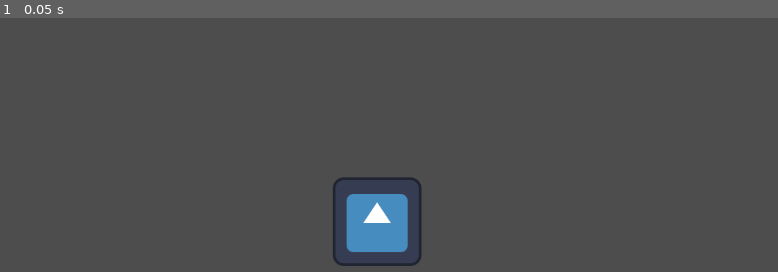
Above: before the commit, frame 1.
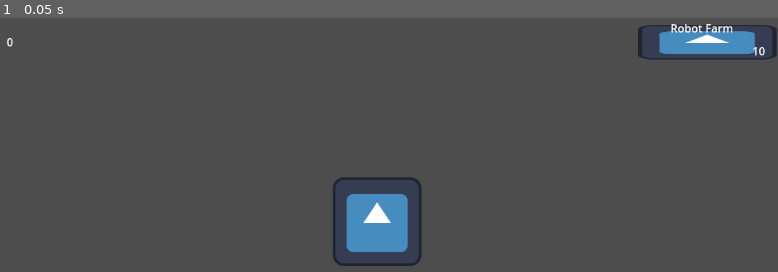
Above: after the commit, the same moment.

Repository: QTheGuy000/CookieClickerExample
Game: Godot game, scene res://test_level.tscn
Same seed, same stepped clock (60 frames per second), same inputs: the game is played once before the commit and once after it. The engine's default icon, where the game draws it, is replaced by a stand-in: a white triangle on a blue panel in a dark square.
Inputs:
- Up to frame 1 (0.05 s): no input

The runs differ from the first frame. In frame 1, 1.6% of the frame differs, in the area x 0-100%, y 2-17%.

Commit message:
added farms and achievements

Diff:
--- /dev/null
+++ b/achievements.gd
@@ -0,0 +1,10 @@
+extends Label
+
+
+# Called when the node enters the scene tree for the first time.
+func _ready():
+	GameManager.connect("add_achievements", update_achievements)
+
+
+func update_achievements(num_of_achievements):
+	text = str(num_of_achievements)
--- a/cookie_label.gd
+++ b/cookie_label.gd
@@ -4,5 +4,5 @@
 	GameManager.connect("update_cookie", update_cookie_label)
 
 
-func update_cookie_label(cookie_count):
-	text = str(GameManager.cookie_bank)
+func update_cookie_label():
+	text = str(round(GameManager.cookie_bank * 10) / 10)
--- a/game_manager.gd
+++ b/game_manager.gd
@@ -2,14 +2,44 @@
 
 signal update_cookie
 
-var cookie_bank: int = 0
+signal add_achievements
 
-var robot_farm_cookies: int = 10
-var robot_farm_level: int = 0
+var cookie_bank: float = 0
 
+var robot_farm_value: float = 10
+var robot_farm_level: float = 0
+var achievements: Dictionary = {
+	"fiftymillion" : false,
+	"100farms" : false
+}
+
+#farm update score
 func _process(delta):
-	pass
+	cookie_bank += (robot_farm_value * robot_farm_level / 60) * delta
+	emit_signal("update_cookie")
+	if cookie_bank >= 50000000:
+		achievements["fiftymillion"] = true
+		update_achievements()
+
 
 func clicked_cookie(cookie_count):
 	cookie_bank += cookie_count
-	emit_signal("update_cookie", cookie_count)
+	emit_signal("update_cookie")
+
+#farm
+func bought_farm(farm, farm_price):
+	if farm.name == "RobotFarm":
+		robot_farm_level += 1
+		cookie_bank -= farm_price
+		robot_farm_value *= robot_farm_level
+		if robot_farm_level >= 100:
+			achievements["100farms"] = true
+			update_achievements()
+
+# achievements
+func update_achievements():
+	var count: int = 0
+	for key in achievements.keys():
+		if achievements[key] == true:
+			count += 1
+	emit_signal("add_achievements", count)
--- a/robot_farm.gd
+++ b/robot_farm.gd
@@ -1,10 +1,17 @@
 extends TextureButton
 
+var farm_price: float = 10
+@export var farm_price_label: Label
+@export var farm_value_label: Label
+
+func _ready():
+	farm_price_label.text = str(farm_price)
 
 
 
 func _on_pressed():
 	if GameManager.cookie_bank >= farm_price:
-		#increase price
-		#change price on label
-		#start ticking cookies
+		GameManager.bought_farm(self, farm_price)
+		farm_price *= 1.1
+		farm_price_label.text = str(farm_price)
+		farm_value_label.text = str(GameManager.robot_farm_value)
--- a/robot_farm.tscn
+++ b/robot_farm.tscn
@@ -3,7 +3,7 @@
 [ext_resource type="Texture2D" uid="uid://dbp1vp0ax20mu" path="res://icon.svg" id="1_y5r5g"]
 [ext_resource type="Script" path="res://robot_farm.gd" id="2_fqf38"]
 
-[node name="RobotFarm" type="TextureButton"]
+[node name="RobotFarm" type="TextureButton" node_paths=PackedStringArray("farm_price_label", "farm_value_label")]
 anchors_preset = 1
 anchor_left = 1.0
 anchor_right = 1.0
@@ -16,5 +16,30 @@
 ignore_texture_size = true
 stretch_mode = 0
 script = ExtResource("2_fqf38")
+farm_price_label = NodePath("FarmPrice")
+farm_value_label = NodePath("FarmValue")
+
+[node name="FarmName" type="Label" parent="."]
+layout_mode = 0
+offset_left = 47.0
+offset_top = -7.0
+offset_right = 138.0
+offset_bottom = 16.0
+text = "Robot Farm
+"
+
+[node name="FarmPrice" type="Label" parent="."]
+layout_mode = 0
+offset_left = 165.0
+offset_top = 26.0
+offset_right = 205.0
+offset_bottom = 49.0
+
+[node name="FarmValue" type="Label" parent="."]
+layout_mode = 0
+offset_left = 4.0
+offset_top = 26.0
+offset_right = 44.0
+offset_bottom = 49.0
 
 [connection signal="pressed" from="." to="." method="_on_pressed"]
--- a/test_level.tscn
+++ b/test_level.tscn
@@ -1,8 +1,10 @@
-[gd_scene load_steps=4 format=3 uid="uid://c0wnxqojsc8ip"]
+[gd_scene load_steps=6 format=3 uid="uid://c0wnxqojsc8ip"]
 
 [ext_resource type="Texture2D" uid="uid://dbp1vp0ax20mu" path="res://icon.svg" id="1_n1crl"]
 [ext_resource type="Script" path="res://cookie.gd" id="2_0mmjn"]
 [ext_resource type="Script" path="res://cookie_label.gd" id="3_j30oa"]
+[ext_resource type="PackedScene" uid="uid://pldijgkrjf8w" path="res://robot_farm.tscn" id="4_2imm8"]
+[ext_resource type="Script" path="res://achievements.gd" id="5_6se03"]
 
 [node name="TestLevel" type="Node2D"]
 
@@ -43,6 +45,21 @@
 offset_bottom = 75.0
 script = ExtResource("3_j30oa")
 
+[node name="RobotFarm" parent="Control" instance=ExtResource("4_2imm8")]
+layout_mode = 1
+offset_left = 910.0
+offset_top = 10.0
+offset_right = 1110.0
+offset_bottom = 60.0
+
+[node name="Achievements" type="Label" parent="Control"]
+layout_mode = 0
+offset_left = 27.0
+offset_top = 590.0
+offset_right = 122.0
+offset_bottom = 626.0
+script = ExtResource("5_6se03")
+
 [connection signal="button_down" from="Control/Cookie" to="Control/Cookie" method="_on_button_down"]
 [connection signal="button_up" from="Control/Cookie" to="Control/Cookie" method="_on_button_up"]
 [connection signal="pressed" from="Control/Cookie" to="Control/Cookie" method="_on_pressed"]
